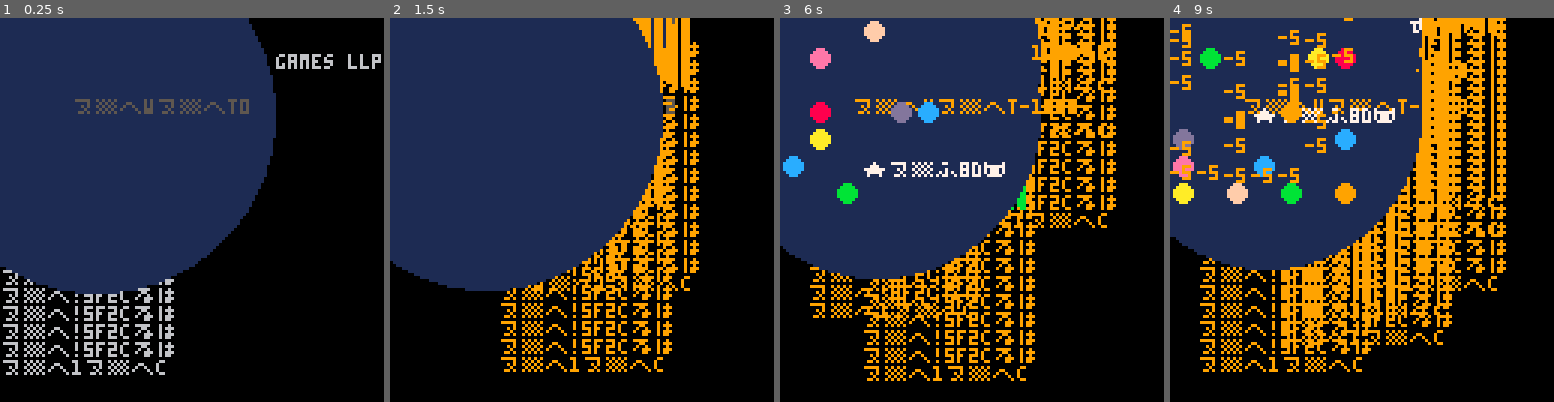
Above: before the commit, frames 1-4 (left to right).
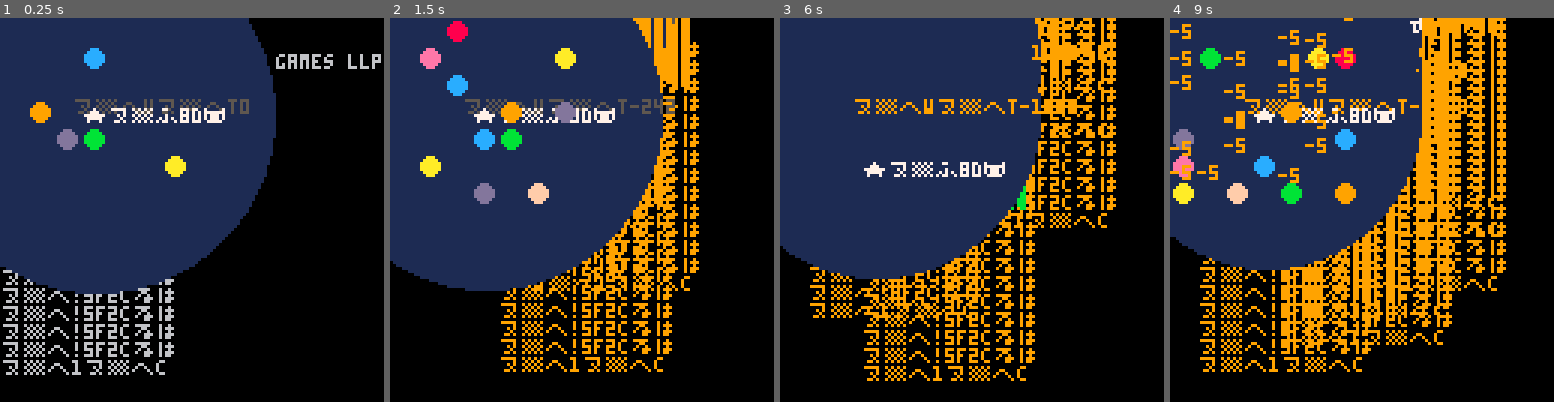
Above: after the commit, the same moments.

Repository: pancelor/bubble-cat
Game: PICO-8 cartridge tweets.p8
Two runs of this game, one before a commit and one after it. Both use one fixed random seed, a clock stepped at 60 frames per second and the inputs below.
Inputs:
- Up to frame 1 (0.25 s): no input
- Up to frame 2 (1.5 s): tap X (X key) at 0.33, 1.07 s; tap O (Z key) at 0.7 s
- Up to frame 3 (6 s): hold Right 1.6-2.1 s; tap O (Z key) every 0.4 s from 1.7 to 5.7 s; tap X (X key) every 1.12 s from 1.85 to 5.2 s; hold Up 2.15-2.42 s; hold Right 2.47-3.03 s; hold Left 3.08-3.58 s; hold Down 3.63-3.97 s; hold Right 4.02-4.68 s; hold Up 4.73-5.03 s; hold Left 5.08-5.68 s; hold Down from 5.73 s (still down)
- Up to frame 4 (9 s): release Down at 6.03 s; hold Right 6.08-6.58 s; tap O (Z key) every 0.4 s from 6.1 to 8.9 s; tap X (X key) at 6.32, 7.43, 8.55 s; hold Right 6.63-7.13 s; hold Up 7.18-7.45 s; hold Right 7.5-8.07 s; hold Left 8.12-8.62 s; hold Down from 8.67 s (still down)

The runs differ from the first frame. In frame 1, 1.8% of the frame differs, in the area x 7-59%, y 7-42%; in frame 2, 3.6%, in the area x 7-72%, y 0-49%; in frame 3, 1.8%; in frame 4, 0.3%.

Commit message:
oh wait shoot there's scanline overflow bugs

Diff:
--- a/tweets.p8
+++ b/tweets.p8
@@ -1,11 +1,11 @@
 pico-8 cartridge // http://www.pico-8.com
 version 33
 __lua__
--- 3 left:
+-- 2 left:
 m={}n=0o=0p=circfill::_::z,r={}x=3y=3for j=0,12do?"⁶!5f2c³"
 add(z,rnd(49)\1)end
 while t()<60do
-b=btnp()q=b>8and"⁷fb2"d=sgn(o-n)u=x?"⁶1⁶c"
+b=btnp()qu=b>8and"⁷fb2"d=sgn(o-n)u=x?"⁶1⁶c"
 if(o~=n)n+=d d+=6
 p(32,32,60-t(),1)v=y?"⁶w⁶t"..n,24,27,4+d
 if(b>0)s=b*.5938&.75
@@ -13,18 +13,18 @@
 if(r)x+=cos(r)y+=sin(r)
 w=abs(x-3)>3or
 
---2 left:
+-- 5 left:
 abs(y-3)>3?"★⁵8d🐱",x*9+1,y*9+3,7
 for j=#z,1,-1do
-i=z[j]d=q and"-5"b=i\7*9a=i%7*9p(a+4,b+4,3,j|8)
-if(y==b\9and a\9==x)w=del(z,i)d="+1"?"⁷d"
-if(#z<1)d="+10"q="⁷cg"
+i=z[j]d=qu and"-5"b=i\7*9a=i%7*9p(a+4,b+4,3,j|8)
+if(y*7+x==i)w=del(z,i)d="+1"?"⁷d"
+if(#z<1)d="+10"qu="⁷cg"
 if(d)add(m,{d,a,b,d*11})o+=d
 end
 if(w)x,y,r=u,v
 for a in all(m)do
 a[3]-=1?unpack(a)
 end
-if(q)?q
-if(q)goto _
+if(qu)?qu
+if(qu)goto _
 end
